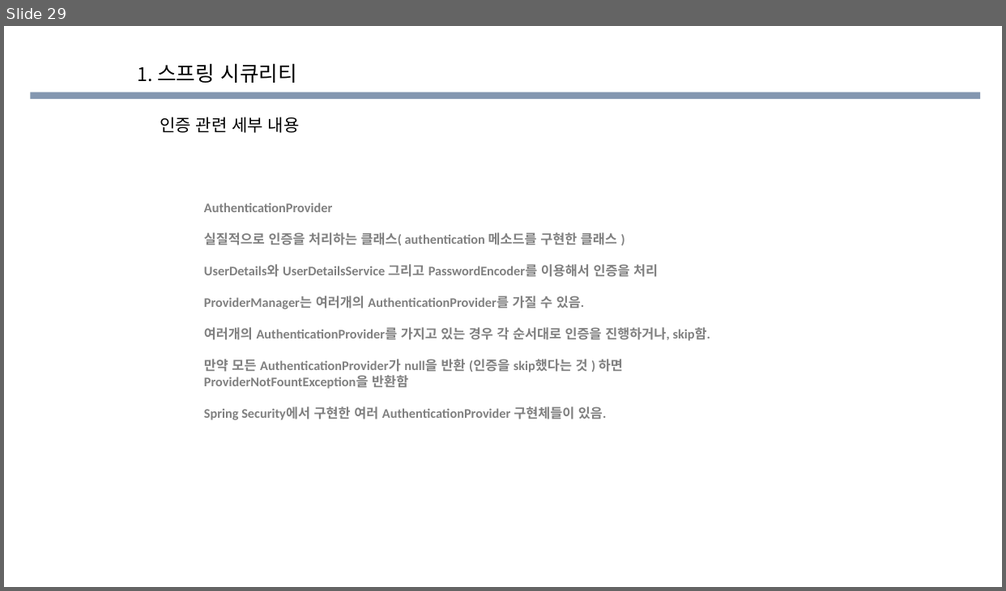
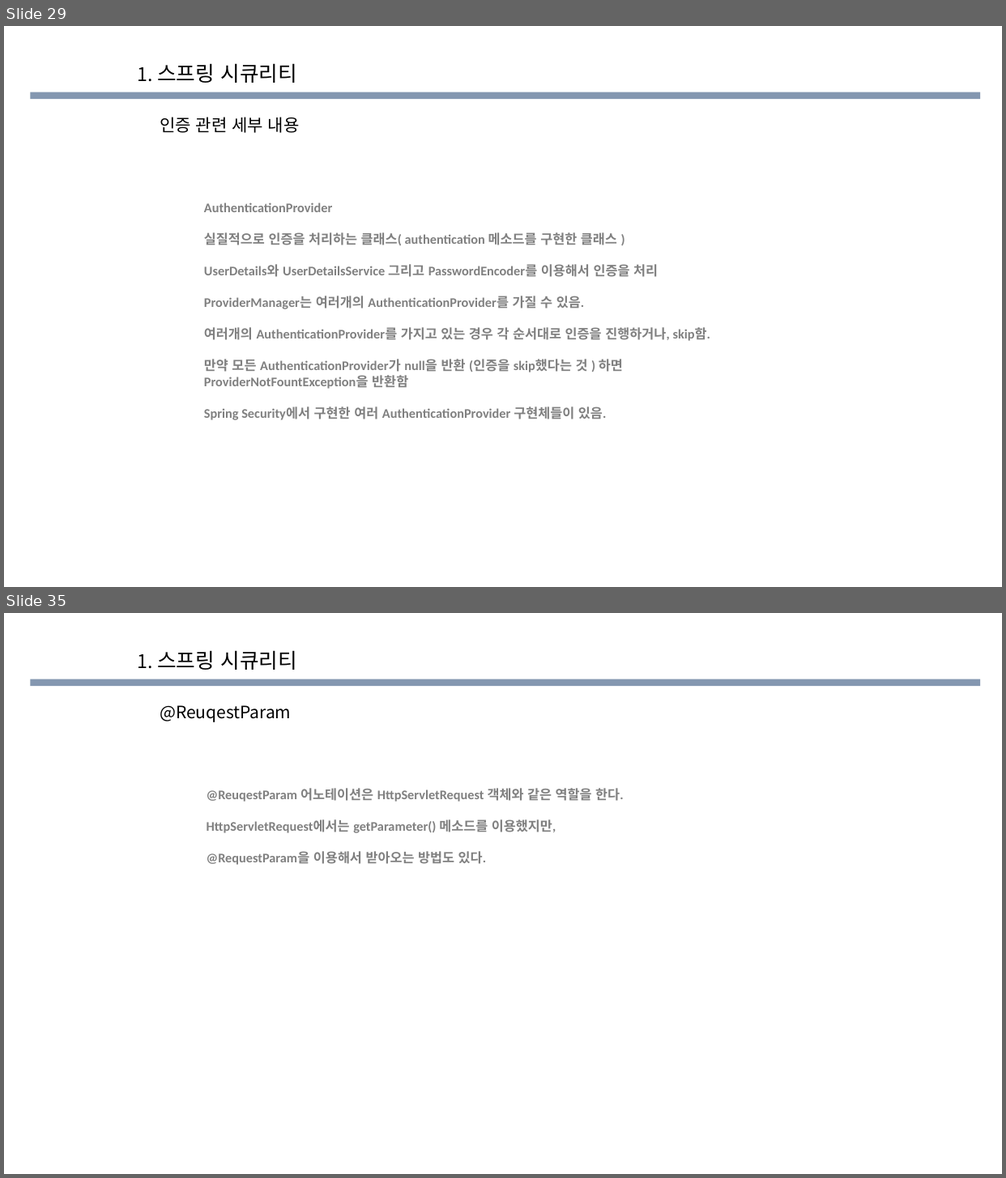
Before and after one commit to eongss/testproject, a slide deck: 소스코드 공부한거.pptx. Shown one above the other, each under a label of ours: slide 29 before the commit, slides 29 and 35 after it; the slides between them are not shown. The pictures are 1006x591 and 1006x1178 pixels, drawn with LibreOffice and Linux fonts; fonts in the diff are those of the drawing; background and template pictures are left out. Boxes give left, top, right and bottom in pixels: in the first picture for what was removed or moved away, otherwise in the second. Text is boxed around its words. In the diff, an @@ line names an element or a change of style, - is before the commit and + after.

```diff
--- a/소스코드 공부한거.pptx
+++ b/소스코드 공부한거.pptx
@@ slide 35 added at bbox=[4, 613, 1002, 1174], background picture (left out); not listed: 1 template element that a slide beside it also shows @@
@@ text added at bbox=[138, 650, 297, 670], 20 pt, text #000000 @@
+1. 스프링 시큐리티
@@ text added at bbox=[160, 705, 291, 722], 16.3 pt, text #000000 @@
+@ReuqestParam
@@ text added at bbox=[206, 788, 624, 865], 12.7 pt, text #808080, bold @@
+@ReuqestParam 어노테이션은 HttpServletRequest 객체와 같은 역할을 한다.
+HttpServletRequest에서는 getParameter() 메소드를 이용했지만,
+@RequestParam을 이용해서 받아오는 방법도 있다.
```
Also in this commit, not shown: 3 slides changed, 13 other slides added, 4 other files.
